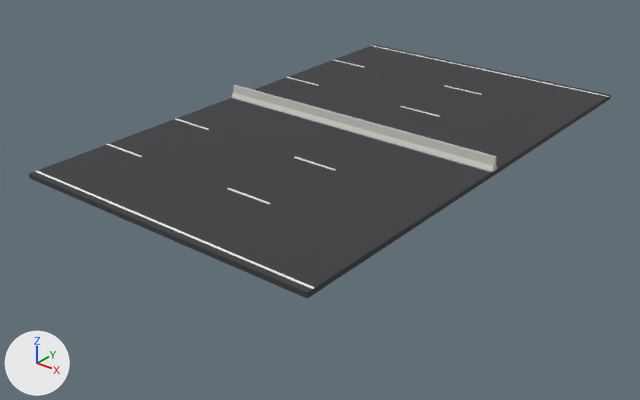
A saved change to the FBX model assets/roads/SM_Road_Freeway_Lane20m.fbx.
One viewpoint serves both versions: a 50 mm lens placed at (30.8, -41.6, 20.2), pointed at (-0.6, -2.3, -4.2). Arrows for +X, +Y and +Z are at lower left; the lights stay in place. The picture after the commit comes second.

Names of what the first picture shows: 'SM_Road_Freeway_Lane20m.001'.
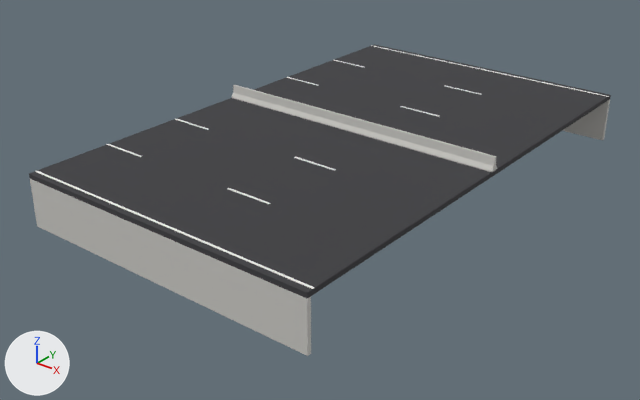
What changed in the scene script:
```text
Change me_sm_road_freeway_lane20m_001:
    used by ob_sm_road_freeway_lane20m_001; location = (0.0, 0.0, 0.0)
    remove me_sm_road_freeway_lane20m_001.from_pydata(...)  # 1044 vertices, 1016 faces; spans x -10.0..10.0, y -16.5..16.5, z -0.3..0.9
    add me_sm_road_freeway_lane20m_001.from_pydata(...)  # 1290 vertices, 1340 faces; spans x -10.0..10.0, y -16.5..16.5, z -3.3..0.9
    me_sm_road_freeway_lane20m_001 part 1
    164 vertices are added at x -10.0..10.0, y -16.2..16.2, z -3.3..-0.3
    82 new vertices lie (0.0, 0.0, -3.0) away from vertices in x -10.0..10.0, y -16.5..16.5, z -0.3
    324 new faces join them, mat_plinth (light grey #cbcac5)
```

Boxes (x1, y1, x2, y2) around the edits, measured in the pictures (640 x 400 px):
'SM_Road_Freeway_Lane20m.001', reshaped (23% taller): before (29, 44, 611, 298); after (29, 44, 611, 356)
part 1 of me_sm_road_freeway_lane20m_001, added: after (30, 99, 610, 356)
